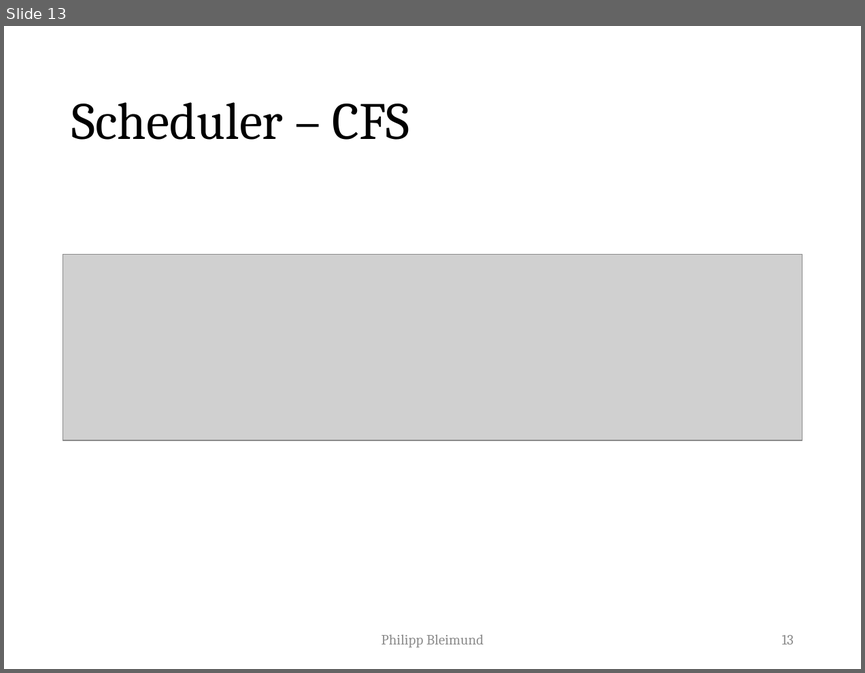
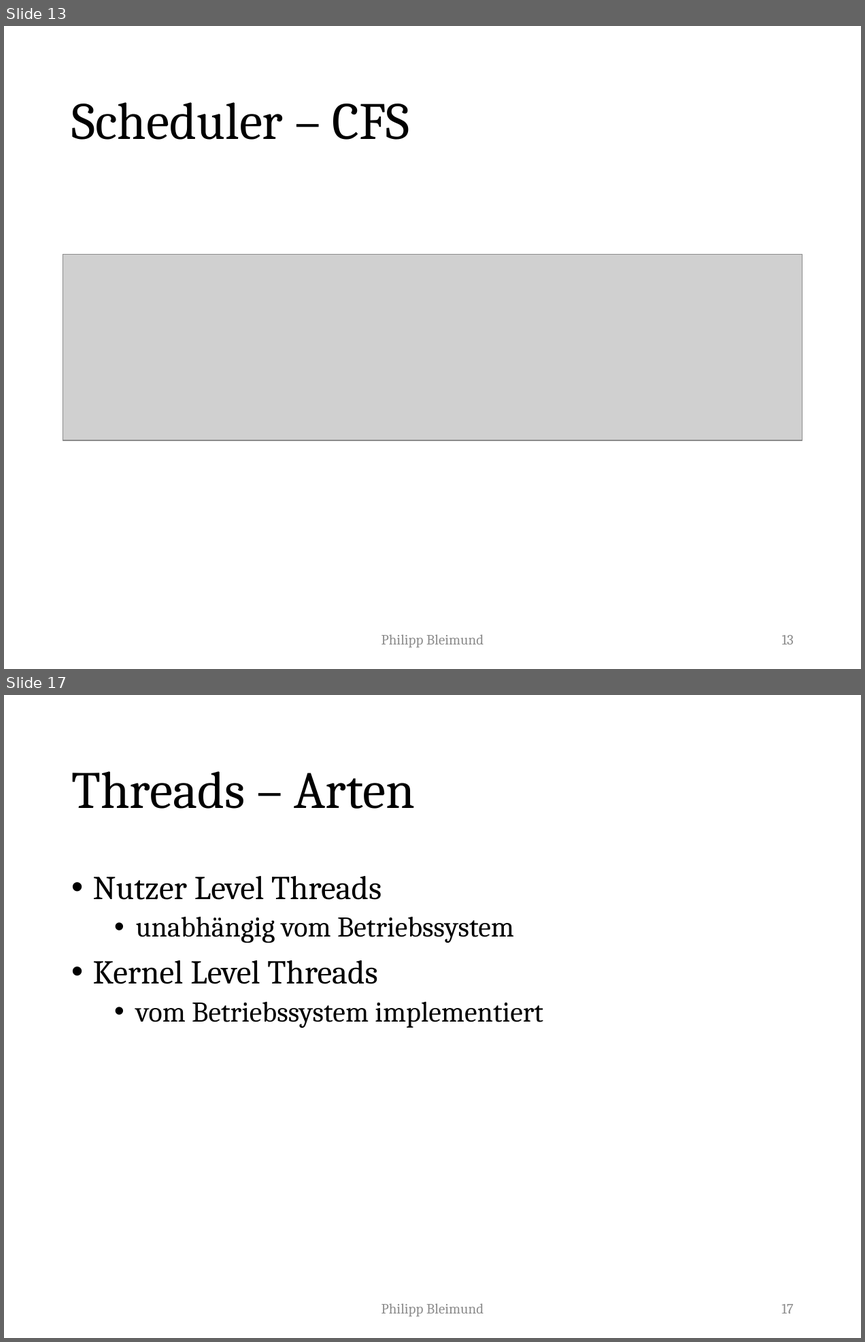
Before and after one commit to PhilippBleimund/Facharbeit_PictureMosiak, a slide deck: PowerPoint/main.pptx. Shown one above the other, each under a label of ours: slide 13 before the commit, slides 13 and 17 after it; the slides between them are not shown. The pictures are 865x673 and 865x1342 pixels, drawn with LibreOffice and Linux fonts; fonts in the diff are those of the drawing; grey boxes stand for pictures. Boxes give left, top, right and bottom in pixels: in the first picture for what was removed or moved away, otherwise in the second. Text is boxed around its words. In the diff, an @@ line names an element or a change of style, - is before the commit and + after.

```diff
--- a/PowerPoint/main.pptx
+++ b/PowerPoint/main.pptx
@@ slide 17 added at (x1=4, y1=695, x2=861, y2=1338), background #FFFFFF @@
@@ title added at (x1=71, y1=771, x2=415, y2=809), 44 pt, text #000000 @@
+Threads – Arten
@@ text added at (x1=93, y1=876, x2=543, y2=1028), 24 pt, text #000000 @@
+• Nutzer Level Threads
+  • unabhängig vom Betriebssystem
+• Kernel Level Threads
+  • vom Betriebssystem implementiert
@@ text added at (x1=381, y1=1303, x2=483, y2=1317), 12 pt, text #8C8C8C @@
+Philipp Bleimund
@@ page number added at (x1=781, y1=1304, x2=793, y2=1313), 12 pt, text #8C8C8C @@
+17
```
Also in this commit, not shown: 4 other slides added, 12 other files.
